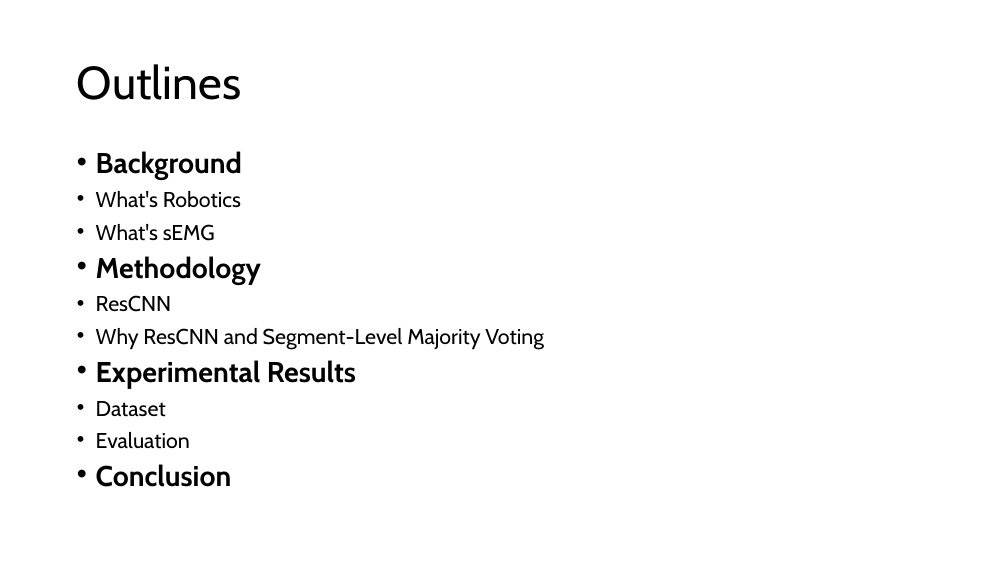
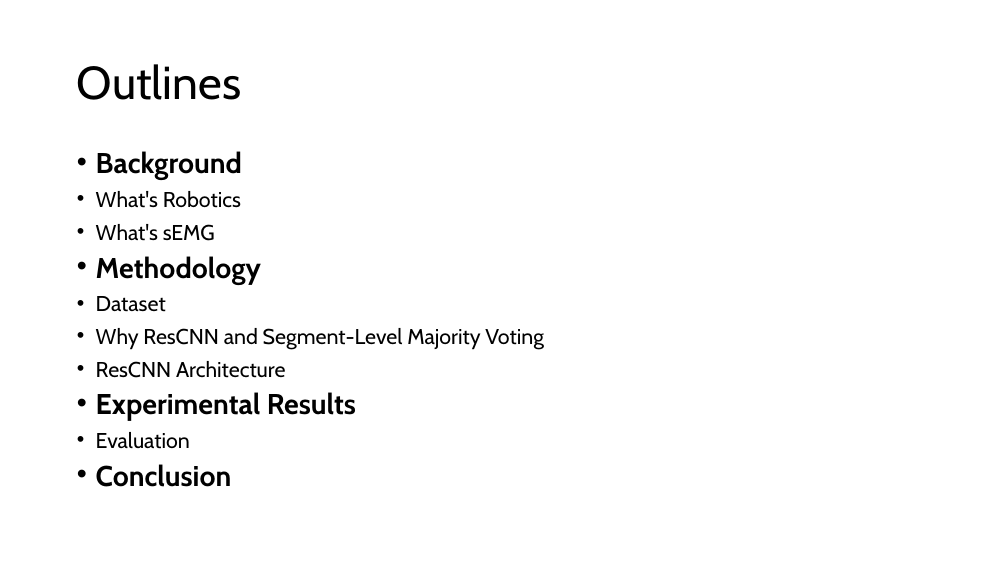
Before and after one commit to Mohammed-Alanazii/CS618-Project, a slide deck: slide 2 of CS618-Data-Efficient-Learning-Mohammed_Alanazi.pptx. Drawn at 1008x567 pixels with LibreOffice and Linux fonts; fonts in the diff are those of the drawing. Boxes give left, top, right and bottom in pixels: in the first picture for what was removed or moved away, otherwise in the second. Text is boxed around its words. In the diff, an @@ line names an element or a change of style, - is before the commit and + after.

```diff
--- a/CS618-Data-Efficient-Learning-Mohammed_Alanazi.pptx
+++ b/CS618-Data-Efficient-Learning-Mohammed_Alanazi.pptx
@@ text at box(96, 296, 166, 312): text changed @@
-• ResCNN
+• Dataset
@@ text at box(96, 361, 286, 378): paragraph added @@
+• ResCNN Architecture
@@ text at box(96, 401, 166, 417): paragraph removed @@
-• Dataset
```
Also in this commit, not shown: 2 other slides changed, 1 other file.
